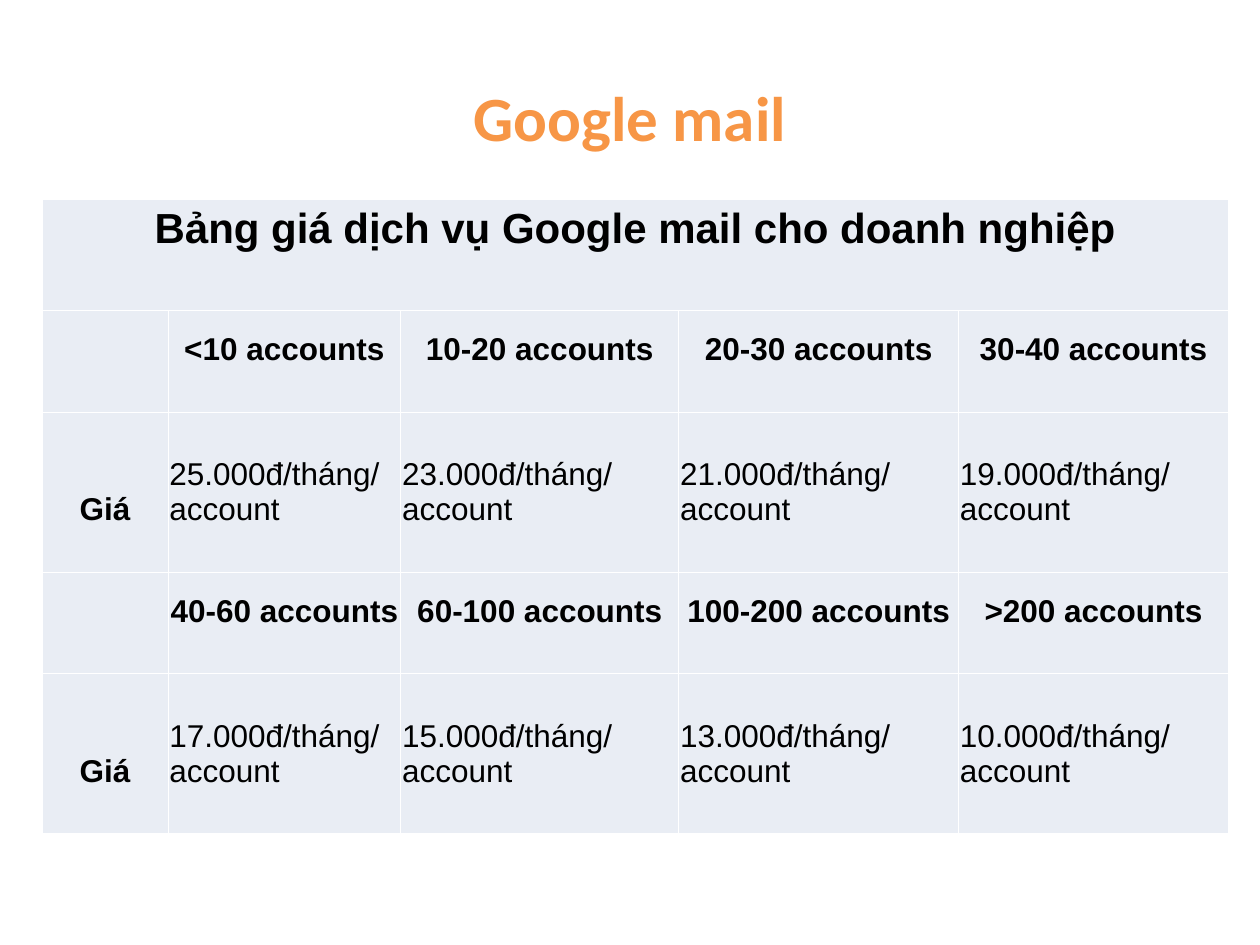
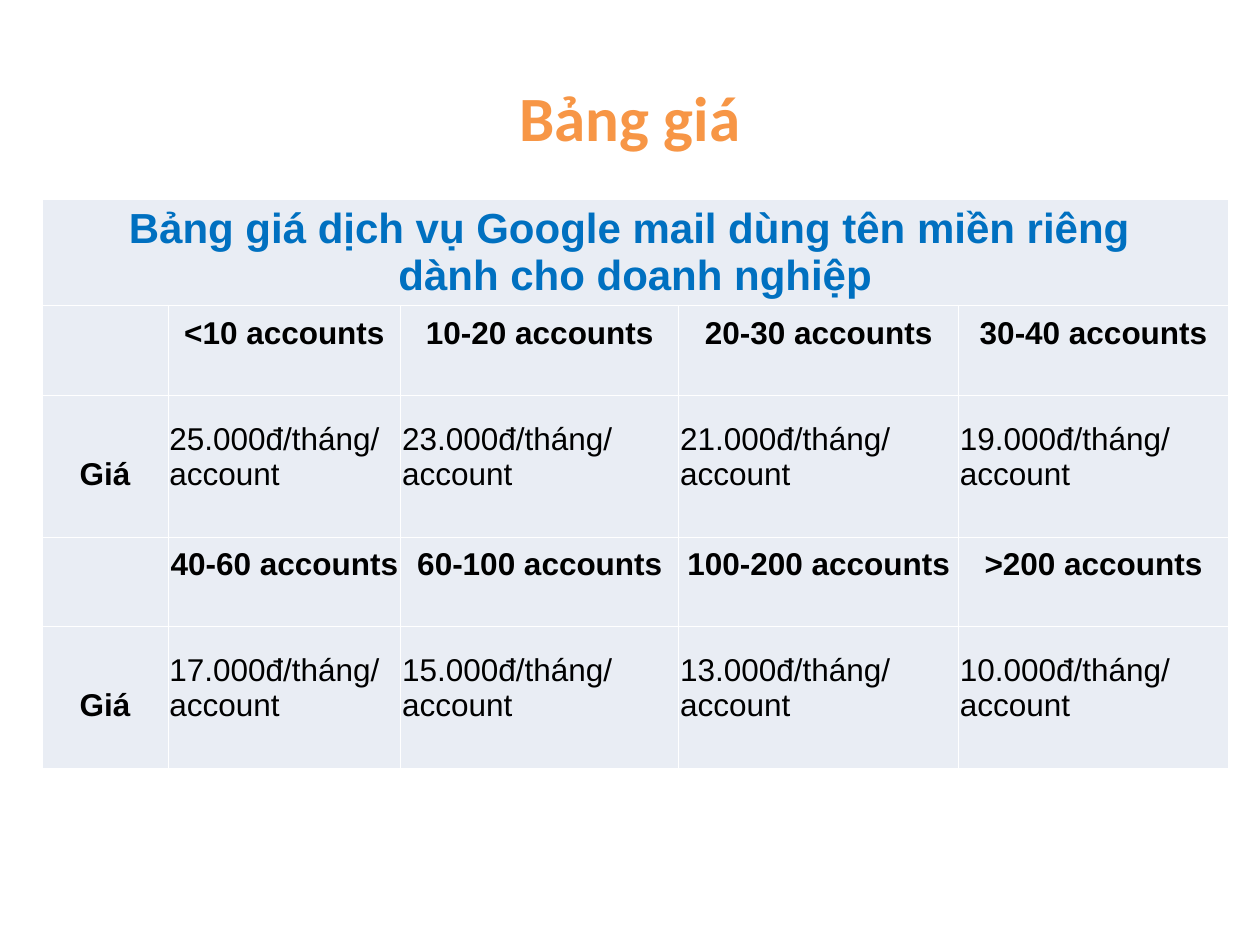
Before and after one commit to ndlongit/longnd-data, a slide deck: slide 16 of Temp/Bai tap ky nang - NDL.ppt (slide 15 before the commit). Drawn at 1260x945 pixels with LibreOffice and Linux fonts; fonts in the diff are those of the drawing. Boxes give left, top, right and bottom in pixels: in the first picture for what was removed or moved away, otherwise in the second. Text is boxed around its words. In the diff, an @@ line names an element or a change of style, - is before the commit and + after.

```diff
--- a/Temp/Bai tap ky nang - NDL.ppt
+++ b/Temp/Bai tap ky nang - NDL.ppt
@@ title at box(520, 96, 740, 152): text changed @@
-Google mail
+Bảng giá
@@ table at box(42, 199, 1229, 764) @@
-row 1, column 1: Bảng giá dịch vụ Google mail cho doanh nghiệp
+row 1, column 1: Bảng giá dịch vụ Google mail dùng tên miền riêng dành cho doanh nghiệp
```
Also in this commit, not shown: 1 other slide changed, 5 slides added.
